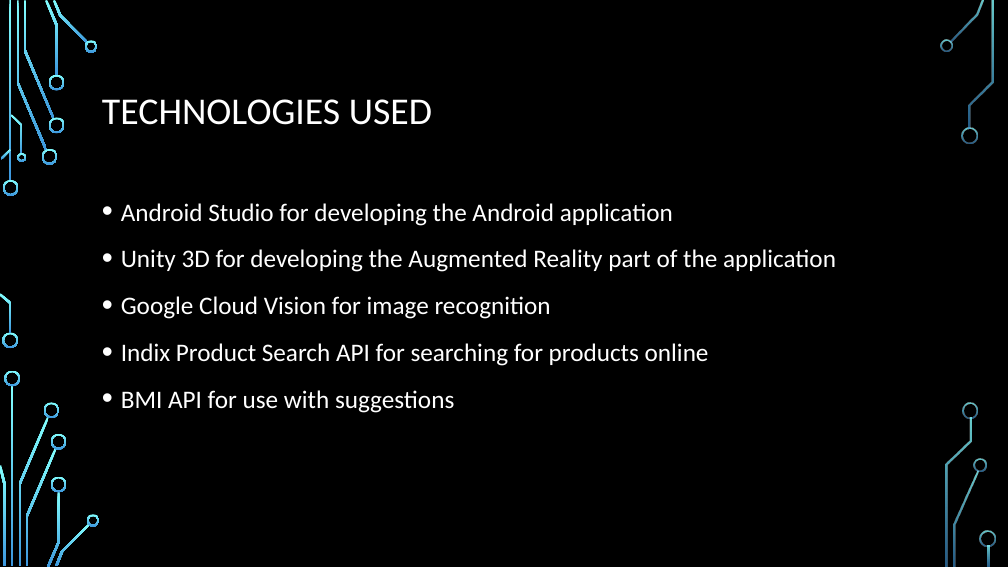
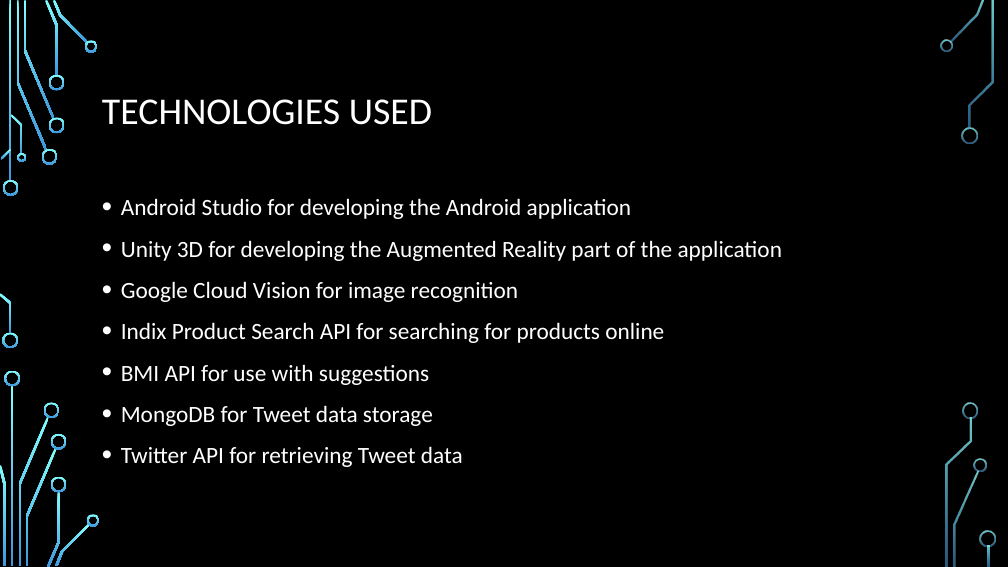
Before and after one commit to Ruthvicp/CS5551_Team_11_Project, a slide deck: slide 3 of Documentation/Smart Shopping Final PPT.pptx. Drawn at 1008x567 pixels with LibreOffice and Linux fonts; fonts in the diff are those of the drawing; background and template pictures are left out. Boxes give left, top, right and bottom in pixels: in the first picture for what was removed or moved away, otherwise in the second. Text is boxed around its words. In the diff, an @@ line names an element or a change of style, - is before the commit and + after.

```diff
--- a/Documentation/Smart Shopping Final PPT.pptx
+++ b/Documentation/Smart Shopping Final PPT.pptx
@@ text at [121, 198, 782, 385]: size 24 to 22.2 pt in "Android Studio for developing the Android application", "Unity 3D for developing the Augmented Reality ...", "Google Cloud Vision for image recognition", "Indix Product Search API for searching for ..." and 1 more places; line spacing 1.2 to 1.1 @@
@@ text at [121, 405, 463, 467]: paragraphs added @@
+• MongoDB for Tweet data storage
+• Twitter API for retrieving Tweet data
```
Also in this commit, not shown: 1 other slide changed, 1 slide added, 1 slide removed.
